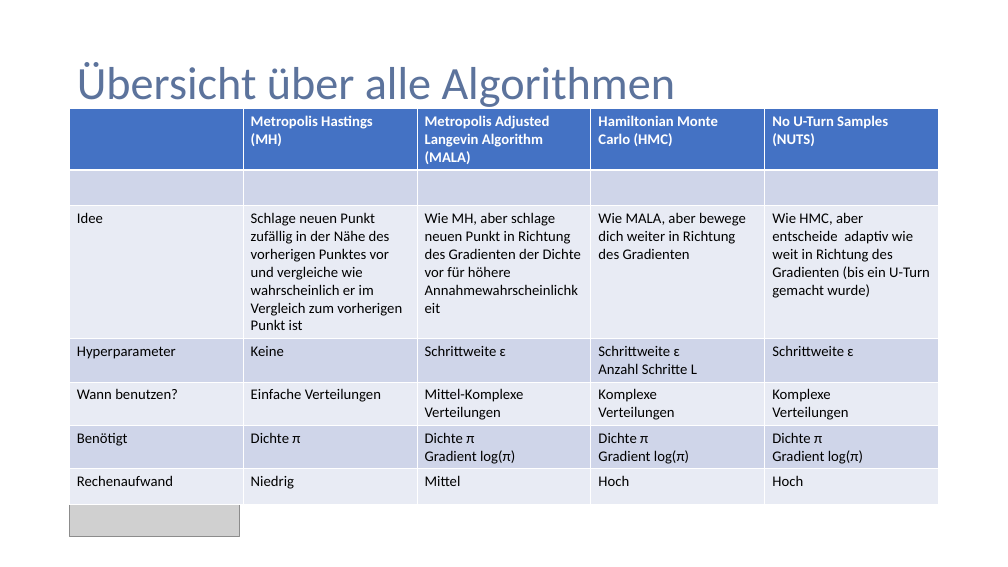
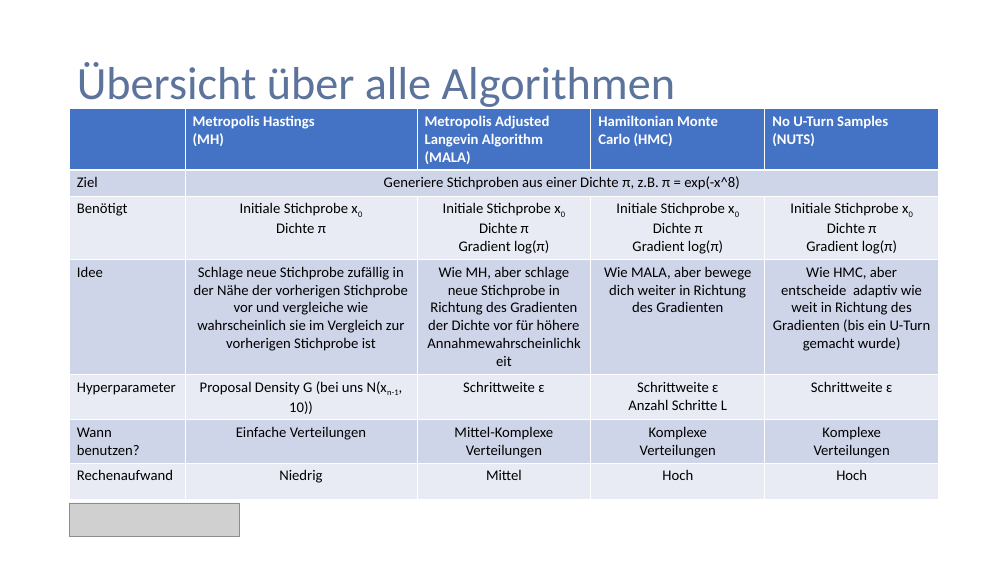
Before and after one commit to PaulNitschke/MCMC-Workshop---Stads, a slide deck: slide 28 of Präsentation_MonteCarlo.pptx. Drawn at 1008x567 pixels with LibreOffice and Linux fonts; fonts in the diff are those of the drawing; grey boxes stand for pictures. Boxes give left, top, right and bottom in pixels: in the first picture for what was removed or moved away, otherwise in the second. Text is boxed around its words. In the diff, an @@ line names an element or a change of style, - is before the commit and + after.

Commit message:
finish overview of algos

```diff
--- a/Präsentation_MonteCarlo.pptx
+++ b/Präsentation_MonteCarlo.pptx
@@ table at [70, 109, 939, 492] @@
-row 2:  |  |  |  | 
-row 3: Idee | Schlage neuen Punkt zufällig in der Nähe des vorherigen Punktes vor und vergleiche wie wahrscheinlich er im Vergleich zum vorherigen Punkt ist | Wie MH, aber schlage neuen Punkt in Richtung des Gradienten der Dichte vor für höhere Annahmewahrscheinlichkeit | Wie MALA, aber bewege dich weiter in Richtung des Gradienten | Wie HMC, aber entscheide adaptiv wie weit in Richtung des Gradienten (bis ein U-Turn gemacht wurde)
-row 4: Hyperparameter | Keine | Schrittweite ɛ | Schrittweite ɛ Anzahl Schritte L | Schrittweite ɛ
+row 2: Ziel | Generiere Stichproben aus einer Dichte π, z.B. π = exp(-x^8) |  |  | 
+row 3: Benötigt | Initiale Stichprobe x0 / Dichte π | Initiale Stichprobe x0 Dichte π Gradient log(π) | Initiale Stichprobe x0 Dichte π / Gradient log(π) | Initiale Stichprobe x0 Dichte π / Gradient log(π)
+row 4: Idee | Schlage neue Stichprobe zufällig in der Nähe der vorherigen Stichprobe vor und vergleiche wie wahrscheinlich sie im Vergleich zur vorherigen Stichprobe ist | Wie MH, aber schlage neue Stichprobe in Richtung des Gradienten der Dichte vor für höhere Annahmewahrscheinlichkeit | Wie MALA, aber bewege dich weiter in Richtung des Gradienten | Wie HMC, aber entscheide adaptiv wie weit in Richtung des Gradienten (bis ein U-Turn gemacht wurde)
+row 5: Hyperparameter | Proposal Density G (bei uns N(xn-1, 10)) | Schrittweite ɛ | Schrittweite ɛ Anzahl Schritte L | Schrittweite ɛ
-row 6: Benötigt | Dichte π | Dichte π Gradient log(π) | Dichte π / Gradient log(π) | Dichte π / Gradient log(π)
@@ alignment left to centre @@
```
